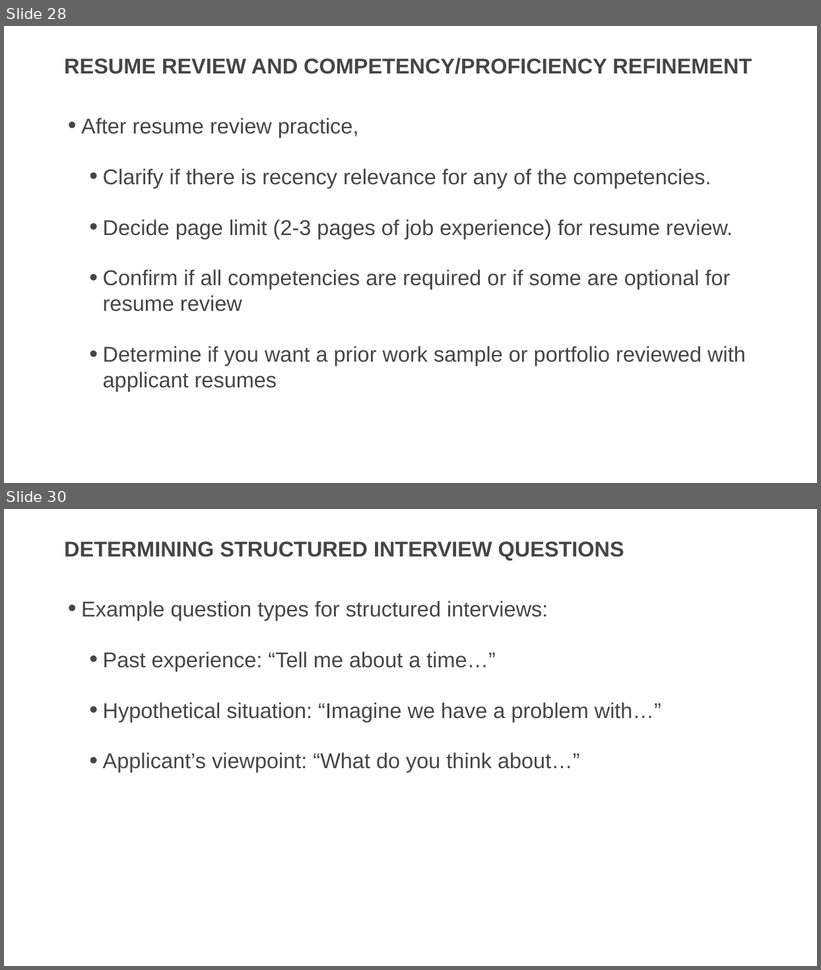
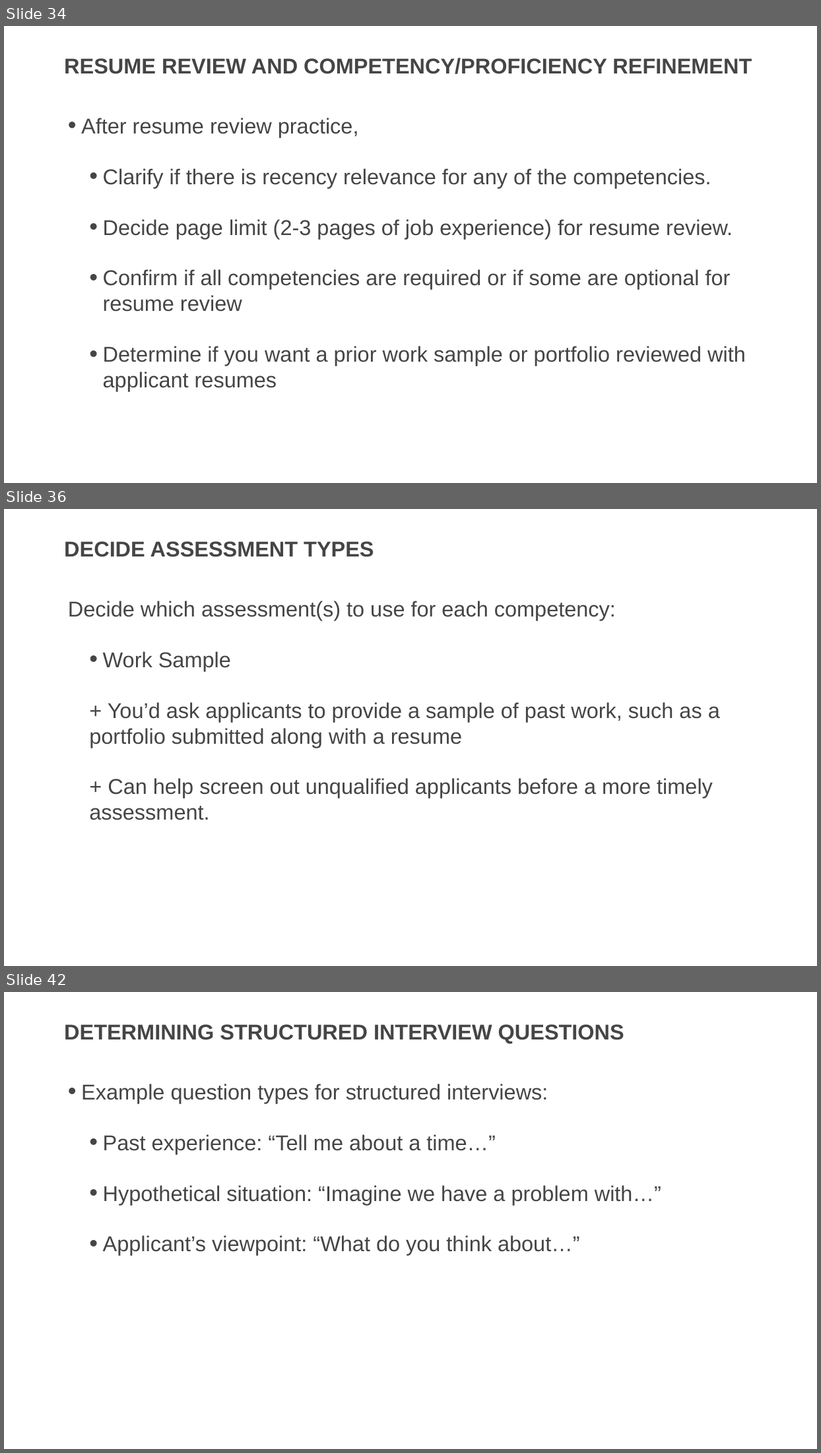
Before and after one commit to usds/SME-QA-Website, a slide deck: toolkit/job-analysis/job-analysis-presentation.pptx. Shown one above the other, each under a label of ours: slides 28 and 30 before the commit, slides 34, 36 and 42 after it; the slides between them are not shown. The pictures are 821x970 and 821x1453 pixels, drawn with LibreOffice and Linux fonts; fonts in the diff are those of the drawing. Boxes give left, top, right and bottom in pixels: in the first picture for what was removed or moved away, otherwise in the second. Text is boxed around its words. In the diff, an @@ line names an element or a change of style, - is before the commit and + after.

```diff
--- a/toolkit/job-analysis/job-analysis-presentation.pptx
+++ b/toolkit/job-analysis/job-analysis-presentation.pptx
@@ slide 36 added at <box>4,509,817,966</box>, background #FFFFFF @@
@@ title added at <box>64,541,374,557</box>, 36 pt, text #454545, bold @@
+DECIDE ASSESSMENT TYPES
@@ text added at <box>68,601,720,821</box>, 36 pt, text #454545 @@
+Decide which assessment(s) to use for each competency:
+  • Work Sample
+  + You’d ask applicants to provide a sample of past work, such as a portfolio submitted along with a resume
+  + Can help screen out unqualified applicants before a more timely assessment.
@@ what was slide 28 is now slide 34 @@
@@ what was slide 30 is now slide 42 @@
```
Also in this commit, not shown: 6 slides changed, 13 other slides added.
